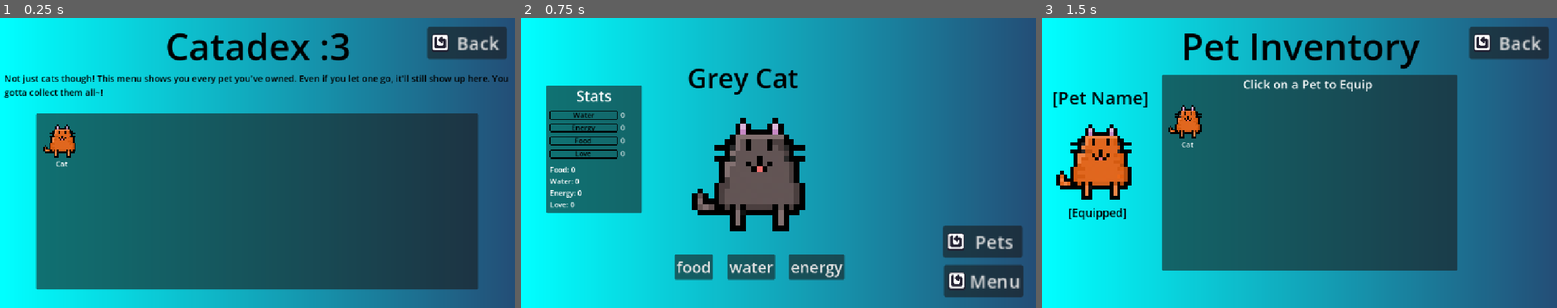
Above: before the commit, frames 1-3 (left to right).
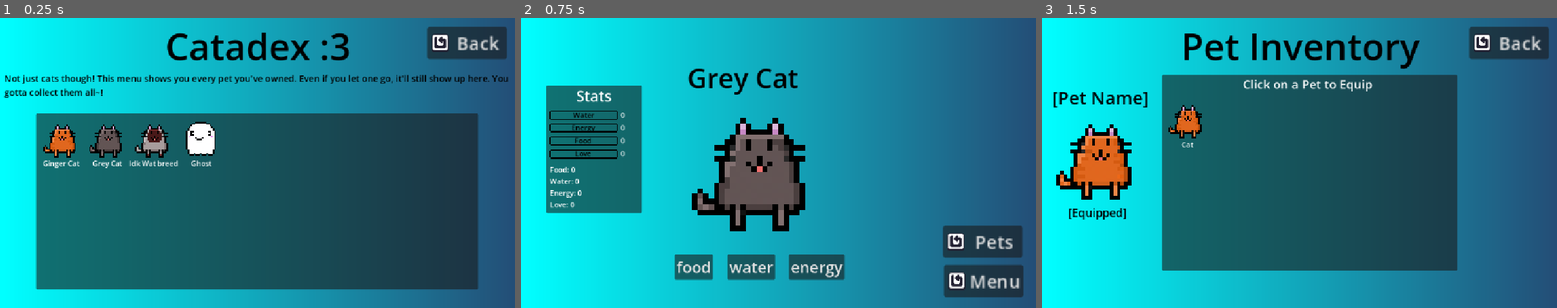
Above: after the commit, the same moments.

Repository: smallzdev/Tomagotchi-game
Game: Godot game, scene res://scenes/menus/catadex.tscn
Same seed, same stepped clock (60 frames per second), same inputs: the game is played once before the commit and once after it. This scene is started directly instead of the project's main scene.
Inputs:
- Up to frame 1 (0.25 s): no input
- Up to frame 2 (0.75 s): click "Back" at 0.5 s
- Up to frame 3 (1.5 s): click "Pets" at 1.25 s

The runs differ from the first frame. In frame 1, 1.9% of the frame differs, in the area x 8-42%, y 35-52%; in frame 2, nothing differs; in frame 3, nothing differs.

Commit message:
Added a ghost
Made and added a ghost, as we as adding that to the catadex.

Diff:
--- a/scenes/menus/catadex.tscn
+++ b/scenes/menus/catadex.tscn
@@ -1,7 +1,10 @@
 [gd_scene format=3 uid="uid://bgmjlyypq88w3"]
 
+[ext_resource type="Texture2D" uid="uid://c4yyj5gwsqovb" path="res://Resources/InUse/ReusedAssets/cat3.png" id="1_aauko"]
 [ext_resource type="Texture2D" uid="uid://tlvriaji08jr" path="res://Resources/InUse/ReusedAssets/cat.png" id="1_tx3pw"]
+[ext_resource type="Texture2D" uid="uid://b3kknikmix4mx" path="res://Resources/InUse/TamagotchiCustomAssets/pets/Ghost.png" id="2_8qd64"]
 [ext_resource type="Texture2D" uid="uid://dy1dwj583kuyx" path="res://Resources/InUse/ReusedAssets/Restart.png" id="2_u7asp"]
+[ext_resource type="Texture2D" uid="uid://d07p48kd873f4" path="res://Resources/InUse/ReusedAssets/greycat.png" id="3_8qd64"]
 [ext_resource type="Script" uid="uid://dk15jiylhoknc" path="res://scenes/menus/catadex.gd" id="3_u7asp"]
 
 [sub_resource type="Gradient" id="Gradient_7dm0k"]
@@ -10,14 +13,70 @@
 [sub_resource type="GradientTexture2D" id="GradientTexture2D_sd2ac"]
 gradient = SubResource("Gradient_7dm0k")
 
+[sub_resource type="AtlasTexture" id="AtlasTexture_uld33"]
+atlas = ExtResource("2_8qd64")
+region = Rect2(0, 0, 32, 32)
+
+[sub_resource type="AtlasTexture" id="AtlasTexture_t15ec"]
+atlas = ExtResource("2_8qd64")
+region = Rect2(32, 0, 32, 32)
+
+[sub_resource type="AtlasTexture" id="AtlasTexture_jjdlx"]
+atlas = ExtResource("2_8qd64")
+region = Rect2(0, 32, 32, 32)
+
+[sub_resource type="AtlasTexture" id="AtlasTexture_xbeds"]
+atlas = ExtResource("2_8qd64")
+region = Rect2(32, 32, 32, 32)
+
+[sub_resource type="AtlasTexture" id="AtlasTexture_w7v3h"]
+atlas = ExtResource("2_8qd64")
+region = Rect2(0, 64, 32, 32)
+
 [sub_resource type="SpriteFrames" id="SpriteFrames_cgke2"]
 animations = [{
+"frames": [{
+"duration": 1.0,
+"texture": ExtResource("1_aauko")
+}],
+"loop": 1,
+"name": &"cat3",
+"speed": 5.0
+}, {
+"frames": [{
+"duration": 1.0,
+"texture": SubResource("AtlasTexture_uld33")
+}, {
+"duration": 1.0,
+"texture": SubResource("AtlasTexture_t15ec")
+}, {
+"duration": 1.0,
+"texture": SubResource("AtlasTexture_jjdlx")
+}, {
+"duration": 1.0,
+"texture": SubResource("AtlasTexture_xbeds")
+}, {
+"duration": 1.0,
+"texture": SubResource("AtlasTexture_w7v3h")
+}],
+"loop": 1,
+"name": &"ghost",
+"speed": 5.0
+}, {
 "frames": [{
 "duration": 1.0,
 "texture": ExtResource("1_tx3pw")
 }],
 "loop": 1,
-"name": &"cat",
+"name": &"ginger cat",
+"speed": 5.0
+}, {
+"frames": [{
+"duration": 1.0,
+"texture": ExtResource("3_8qd64")
+}],
+"loop": 1,
+"name": &"grey cat",
 "speed": 5.0
 }]
 
@@ -59,15 +118,62 @@
 position = Vector2(57, 57)
 scale = Vector2(3.5, 3.5)
 sprite_frames = SubResource("SpriteFrames_cgke2")
-animation = &"cat"
+animation = &"ginger cat"
 
 [node name="CatadexItem1Label" type="Label" parent="Panel" unique_id=673493784]
 layout_mode = 0
-offset_left = 44.0
-offset_top = 101.0
-offset_right = 71.0
-offset_bottom = 124.0
-text = "Cat"
+offset_top = 100.0
+offset_right = 113.0
+offset_bottom = 123.0
+text = "Ginger Cat"
+horizontal_alignment = 1
+
+[node name="CatadexItem2" type="AnimatedSprite2D" parent="Panel" unique_id=1575242589]
+texture_filter = 1
+position = Vector2(160, 57)
+scale = Vector2(3.5, 3.5)
+sprite_frames = SubResource("SpriteFrames_cgke2")
+animation = &"grey cat"
+
+[node name="CatadexItem2Label" type="Label" parent="Panel" unique_id=375415547]
+layout_mode = 0
+offset_left = 103.0
+offset_top = 100.0
+offset_right = 216.0
+offset_bottom = 123.0
+text = "Grey Cat"
+horizontal_alignment = 1
+
+[node name="CatadexItem3" type="AnimatedSprite2D" parent="Panel" unique_id=1759795685]
+texture_filter = 1
+position = Vector2(263, 57)
+scale = Vector2(3.5, 3.5)
+sprite_frames = SubResource("SpriteFrames_cgke2")
+animation = &"cat3"
+
+[node name="CatadexItem3Label" type="Label" parent="Panel" unique_id=1636244200]
+layout_mode = 0
+offset_left = 206.0
+offset_top = 100.0
+offset_right = 319.0
+offset_bottom = 123.0
+text = "Idk Wat breed"
+horizontal_alignment = 1
+
+[node name="CatadexItem4" type="AnimatedSprite2D" parent="Panel" unique_id=1335325590]
+texture_filter = 1
+position = Vector2(370, 57)
+scale = Vector2(3.5, 3.5)
+sprite_frames = SubResource("SpriteFrames_cgke2")
+animation = &"ghost"
+
+[node name="CatadexItem3Label2" type="Label" parent="Panel" unique_id=1627055397]
+layout_mode = 0
+offset_left = 313.0
+offset_top = 100.0
+offset_right = 426.0
+offset_bottom = 123.0
+text = "Ghost"
 horizontal_alignment = 1
 
 [node name="backButton" type="Button" parent="." unique_id=1054623189]
--- a/scenes/menus/main_game_buttons.gd
+++ b/scenes/menus/main_game_buttons.gd
@@ -83,6 +83,9 @@
 	if Global.pet == 3:
 		petSprite.animation = "cat3"
 		petSpriteNameText.text = "I forget the breed cat"
+	if Global.pet == 4:
+		petSprite.animation = "ghost"
+		petSpriteNameText.text = "Ghost"
 
 # when updating, make sure to also update pet_sprite.gd
 # as it uses this same function
--- a/scenes/menus/main_game_scene.tscn
+++ b/scenes/menus/main_game_scene.tscn
@@ -6,6 +6,7 @@
 [ext_resource type="Texture2D" uid="uid://tlvriaji08jr" path="res://Resources/InUse/ReusedAssets/cat.png" id="3_pgmow"]
 [ext_resource type="Texture2D" uid="uid://c4yyj5gwsqovb" path="res://Resources/InUse/ReusedAssets/cat3.png" id="5_a5mcm"]
 [ext_resource type="Script" uid="uid://dmqw6rtj7oams" path="res://scenes/menus/pet_sprite.gd" id="5_qmn8o"]
+[ext_resource type="Texture2D" uid="uid://b3kknikmix4mx" path="res://Resources/InUse/TamagotchiCustomAssets/pets/Ghost.png" id="6_j57ku"]
 [ext_resource type="Texture2D" uid="uid://bglbjo6m1ylc" path="res://Resources/InUse/TamagotchiCustomAssets/waterbar.png" id="6_m1d2h"]
 [ext_resource type="Texture2D" uid="uid://cym1hx6fs3wcd" path="res://Resources/InUse/TamagotchiCustomAssets/energybar.png" id="6_qh74j"]
 [ext_resource type="Texture2D" uid="uid://veamcifa4ohd" path="res://Resources/InUse/TamagotchiCustomAssets/hungerbar.png" id="7_2fgaq"]
@@ -18,6 +19,26 @@
 [sub_resource type="GradientTexture2D" id="GradientTexture2D_d1cif"]
 gradient = SubResource("Gradient_ttbmu")
 
+[sub_resource type="AtlasTexture" id="AtlasTexture_ntfif"]
+atlas = ExtResource("6_j57ku")
+region = Rect2(0, 0, 32, 32)
+
+[sub_resource type="AtlasTexture" id="AtlasTexture_a7r6p"]
+atlas = ExtResource("6_j57ku")
+region = Rect2(32, 0, 32, 32)
+
+[sub_resource type="AtlasTexture" id="AtlasTexture_m4sqa"]
+atlas = ExtResource("6_j57ku")
+region = Rect2(0, 32, 32, 32)
+
+[sub_resource type="AtlasTexture" id="AtlasTexture_ie12p"]
+atlas = ExtResource("6_j57ku")
+region = Rect2(32, 32, 32, 32)
+
+[sub_resource type="AtlasTexture" id="AtlasTexture_hbt6a"]
+atlas = ExtResource("6_j57ku")
+region = Rect2(0, 64, 32, 32)
+
 [sub_resource type="SpriteFrames" id="SpriteFrames_stm8k"]
 animations = [{
 "frames": [{
@@ -26,6 +47,26 @@
 }],
 "loop": 1,
 "name": &"cat3",
+"speed": 5.0
+}, {
+"frames": [{
+"duration": 1.0,
+"texture": SubResource("AtlasTexture_ntfif")
+}, {
+"duration": 1.0,
+"texture": SubResource("AtlasTexture_a7r6p")
+}, {
+"duration": 1.0,
+"texture": SubResource("AtlasTexture_m4sqa")
+}, {
+"duration": 1.0,
+"texture": SubResource("AtlasTexture_ie12p")
+}, {
+"duration": 1.0,
+"texture": SubResource("AtlasTexture_hbt6a")
+}],
+"loop": 1,
+"name": &"ghost",
 "speed": 5.0
 }, {
 "frames": [{
Binary file added: Resources/InUse/TamagotchiCustomAssets/pets/Ghost.png
Not shown, added: Resources/InUse/TamagotchiCustomAssets/pets/Ghost.png.import
Not shown, changed: README.md
Not shown, added: Resources/InUse/TamagotchiCustomAssets/ArtCreationFiles/pets/ghost.piskel
